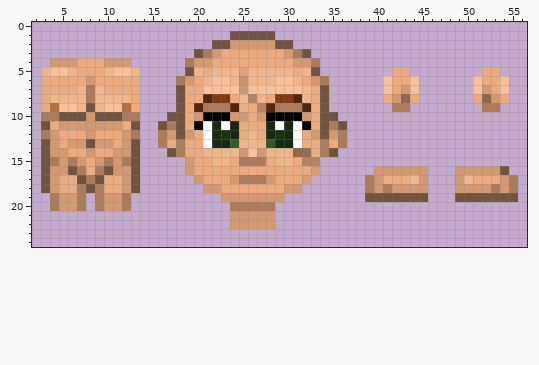
Sprite sheet, stored at Assets/Characters/main character/main_character.png. Above is the file before it was changed.
The file is 70x36 pixels. Colours within 5 levels of each other are drawn and written as one. Shown: x 2..56, y 0..24.
The result:
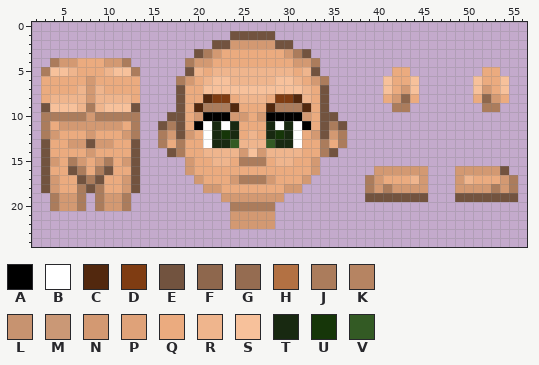
Palette (. is transparent): A #000000  B #ffffff  C #52280e  D #7f3c12  E #72533f  F #8e674d  G #956c51  H #b37143  J #ab7c5c  K #b68462  L #c79370  M #ca9876  N #d39972  P #dfa279  Q #ebab7f  R #efb58d  S #f7c19b  T #182911  U #163609  V #335a24
Difference:
@@ x 2..35 @@
  3 ..................EJNQQQQQQQNJE...
- 4 ..NNNQQQNNN......JNNQQQQQQQQQNNJ..
- 5 .RSSRQQQRSSR.....ERQRRRPRRRRRQRE..
- 6 .QQQQQNQQQQQ....JNQRSSRLRRRSSRQNJ.
- 7 .QQQQRJRQQQQ....EQQSSSSMSSSSSSRQE.
- 8 .QRRRRJRRRRQ....EQQCDDQRKRQDDCRQE.
- 9 .QHSSRERSSHQ....EQCJJJCQQKCJJJCQE.
-10 .JJEEENEEEJJ...EEQNAAANNQNAAAANQEE
-11 .EQNNNNNNNQE..EJEQABTBTQQQTBTBAQEJ
+ 4 ..JNNQQQNNJ......JNNQQQQQQQQQNNJ..
+ 5 .JSSRQQQRSSJ.....ERQRRRRRRRRRQRE..
+ 6 .QQQQQNQQQQQ....JNQRSSRRRRRSSRQNJ.
+ 7 .QQQQRNRQQQQ....EQQSSSSSSSSSSSRQE.
+ 8 .QRRRRNRRRRQ....EQQCDDQRRRQDDCRQE.
+ 9 .ESSSRJRSSSE....EQCJJJCQQQCJJJCQE.
+10 .JJJJJNJJJJJ...EEQNAAANNQNAAAANQEE
+11 .JQNNNNNNNQJ..EJEQABTBTQQQTBTBAQEJ
 12 .JNQQQNQQQNJ..JNENQBTUTQRQTUTBQNEN
-13 .ENQNNENNQNE..JQJQQBTTVRRRVTTBQQJQ
-14 .ENNQQNQQNNE...EJQQRRRRNSNRRRFGQJE
-15 .EJNJNQNJNJE.....NQQRRQJJJQRRQKK..
-16 .ENNEJQJENNE.....NQQQQQQQQQQQQQN..
+13 .EQQNNENNQQE..JQJQQBTTVRRRVTTBQQJQ
+14 .EQQQQNQQQQE...EJQQRRRRNSNRRRRQQJE
+15 .ENQJNQNJQNE.....NQQRRQJJJQRRQQN..
+16 .EQQEJQJEQQE.....NQQQQQQQQQQQQQN..
 17 .ENQQEJEQQNE......NQQQNJJJNQQQN...
Boxes around the changes in both pictures, in picture pixels (x1, y1, x2, y2):
changed: (41, 58, 140, 175)
changed: (239, 67, 320, 166)
